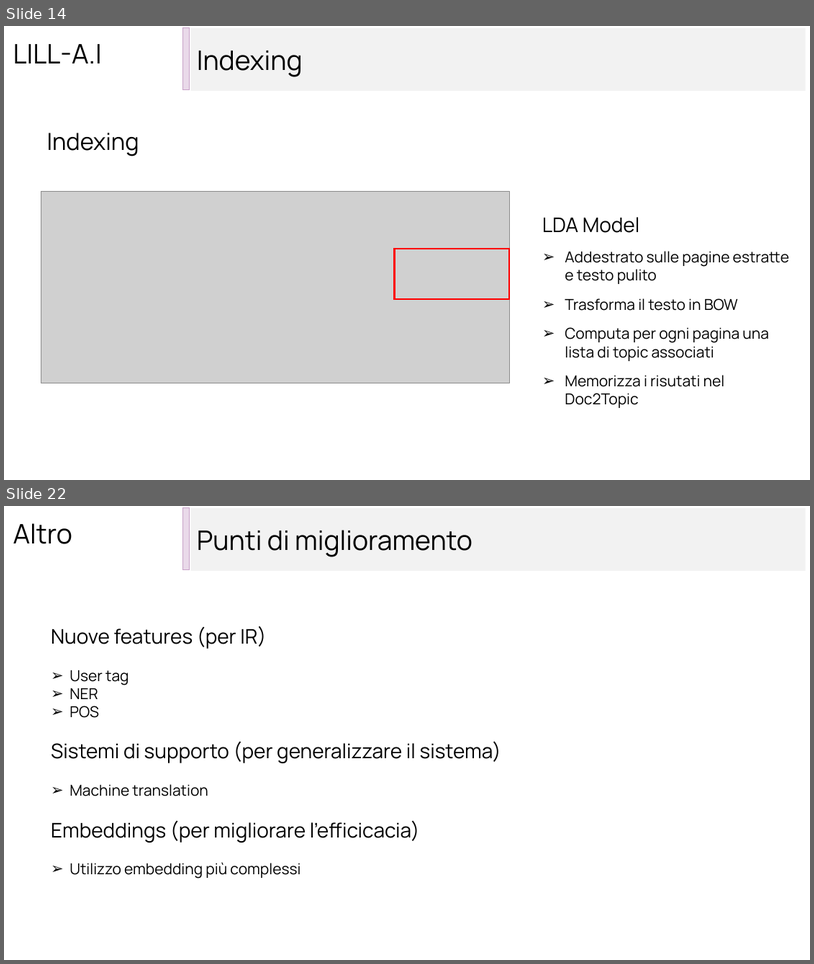
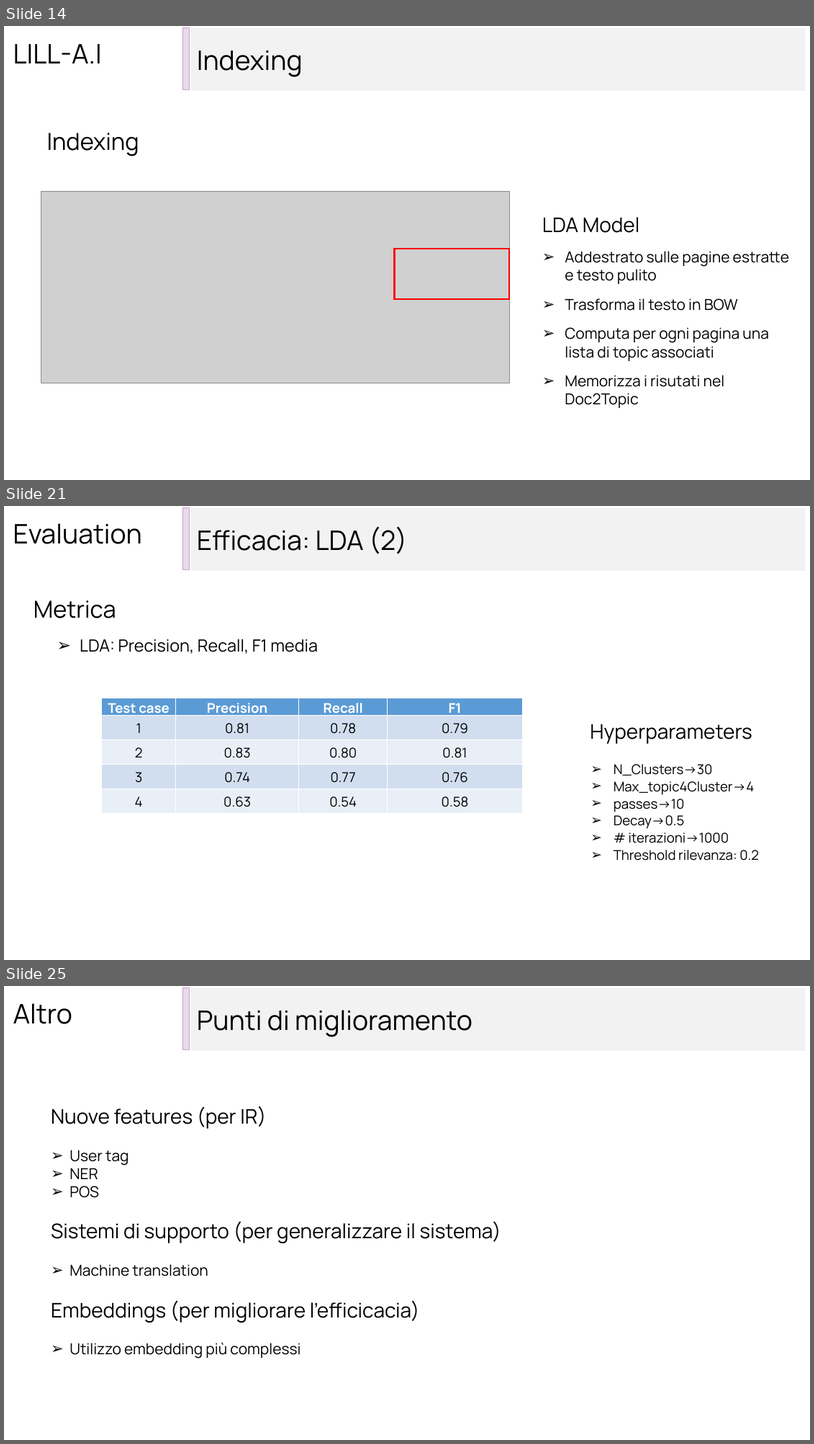
Before and after one commit to Data-Integration-Lilla-team/LILL_AI, a slide deck: relazione/presentazione Lill_AI.pptx. Shown one above the other, each under a label of ours: slides 14 and 22 before the commit, slides 14, 21 and 25 after it; the slides between them are not shown. The pictures are 814x964 and 814x1444 pixels, drawn with LibreOffice and Linux fonts; fonts in the diff are those of the drawing; grey boxes stand for pictures. Boxes give left, top, right and bottom in pixels: in the first picture for what was removed or moved away, otherwise in the second. Text is boxed around its words. In the diff, an @@ line names an element or a change of style, - is before the commit and + after.

```diff
--- a/relazione/presentazione Lill_AI.pptx
+++ b/relazione/presentazione Lill_AI.pptx
@@ slide 21 added at <box>4,506,810,960</box>, background #FFFFFF @@
@@ text added at <box>13,523,142,544</box>, 32 pt, text #000000 @@
+Evaluation
@@ rectangle added at <box>183,508,190,569</box>, fill #C8A2C8 at 40% opacity, outline #C8A2C8 1 pt @@
@@ rectangle added at <box>191,508,806,571</box>, fill #F2F2F2, 32 pt, text #000000 @@
+Efficacia: LDA (2)
@@ text added at <box>34,600,116,618</box>, 28 pt, text #000000 @@
+Metrica
@@ text added at <box>80,639,318,654</box>, 20 pt, text #000000 @@
+➢ LDA: Precision, Recall, F1 media
@@ table added at <box>101,698,522,813</box>, 5 rows, 4 columns @@
+Test case | Precision | Recall | F1
+1 | 0.81 | 0.78 | 0.79
+2 | 0.83 | 0.80 | 0.81
+3 | 0.74 | 0.77 | 0.76
+4 | 0.63 | 0.54 | 0.58
@@ text added at <box>590,724,752,744</box>, 24 pt, text #000000 @@
+Hyperparameters
@@ text added at <box>614,764,759,860</box>, 16 pt, text #000000 @@
+➢ N_Clusters->30
+➢ Max_topic4Cluster->4
+➢ passes->10
+➢ Decay->0.5
+➢ # iterazioni->1000
+➢ Threshold rilevanza: 0.2
@@ what was slide 22 is now slide 25 @@
```
Also in this commit, not shown: 7 slides changed, 4 other slides added, 2 slides removed, 2 other files.
